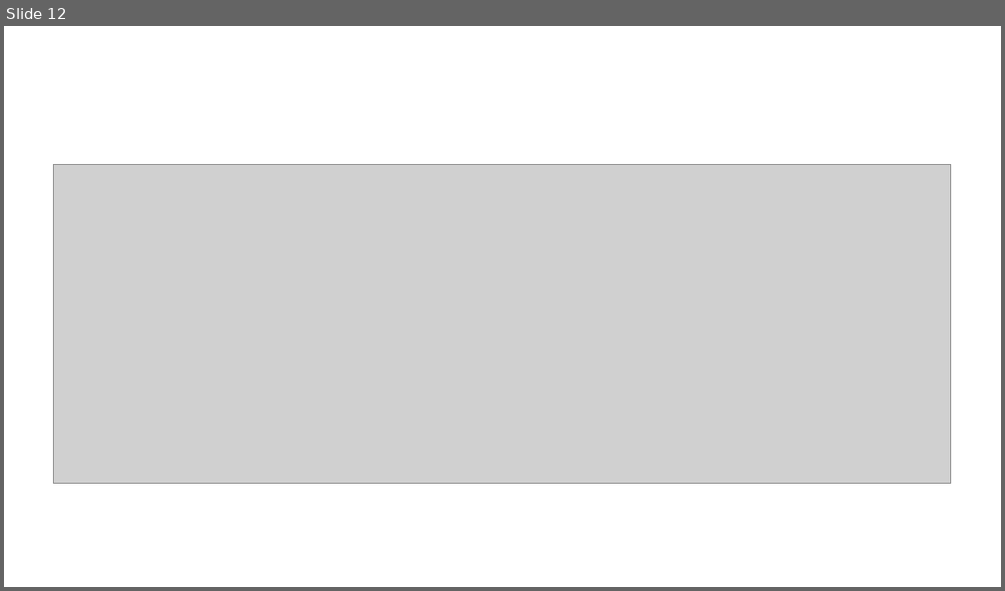
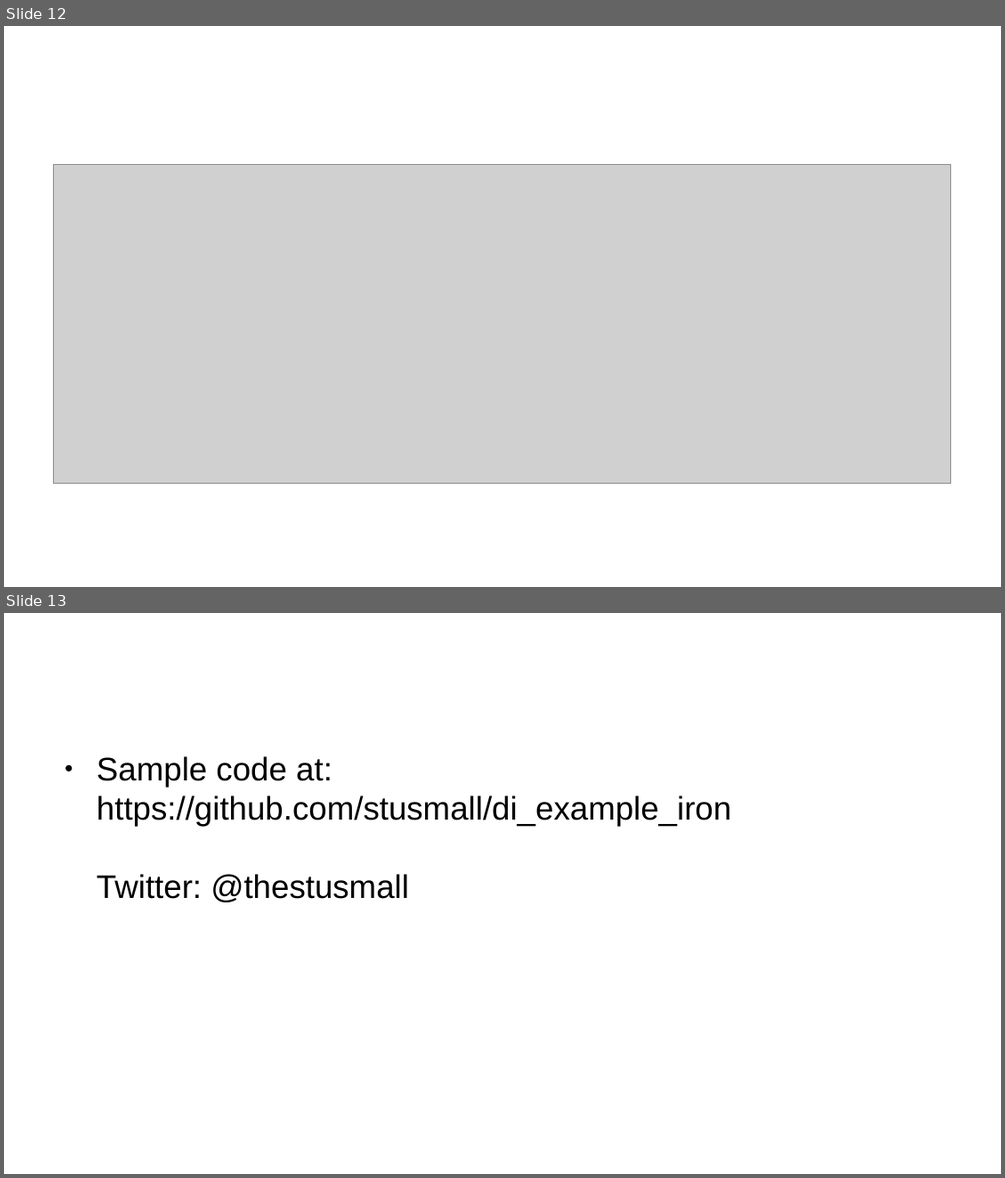
Before and after one commit to stusmall/stuartsmall.com, a slide deck: static/di_pres.odp. Shown one above the other, each under a label of ours: slide 12 before the commit, slides 12 and 13 after it. The pictures are 1005x591 and 1005x1178 pixels, drawn with LibreOffice and Linux fonts; fonts in the diff are those of the drawing; grey boxes stand for pictures; background and template pictures are left out. Boxes give left, top, right and bottom in pixels: in the first picture for what was removed or moved away, otherwise in the second. Text is boxed around its words. In the diff, an @@ line names an element or a change of style, - is before the commit and + after.

```diff
--- a/static/di_pres.odp
+++ b/static/di_pres.odp
@@ slide 13 added at (x1=4, y1=613, x2=1001, y2=1174), background #FFFFFF @@
@@ text added at (x1=97, y1=756, x2=731, y2=902), 26 pt, text #000000 @@
+● Sample code at: https://github.com/stusmall/di_example_iron
+  Twitter: @thestusmall
```
Also in this commit, not shown: 1 other file.
